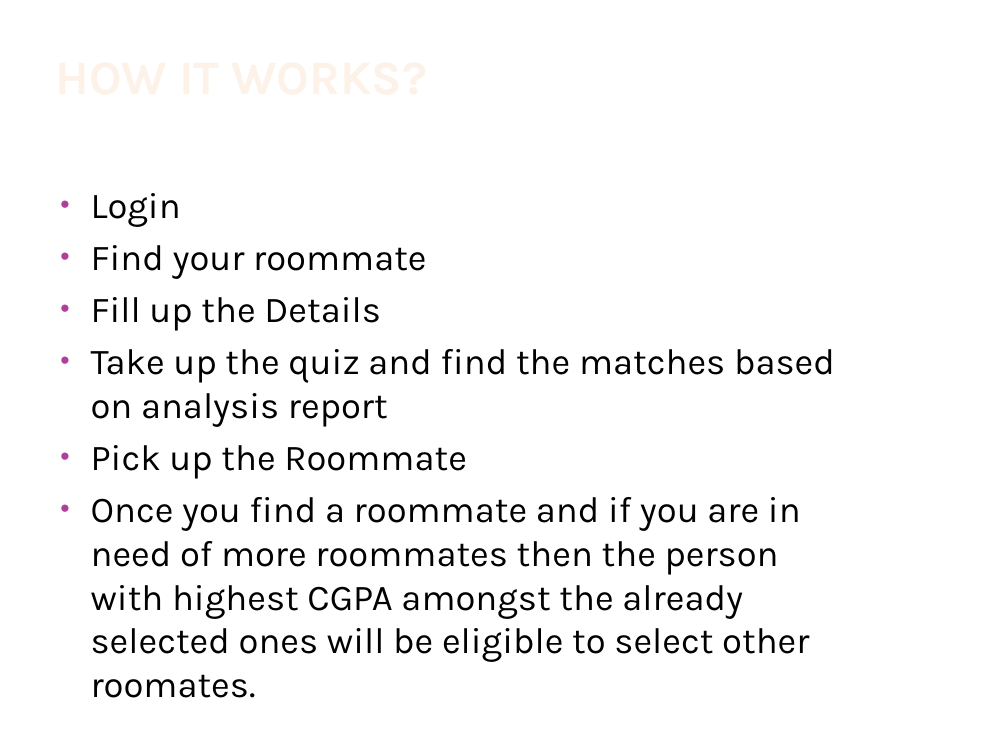
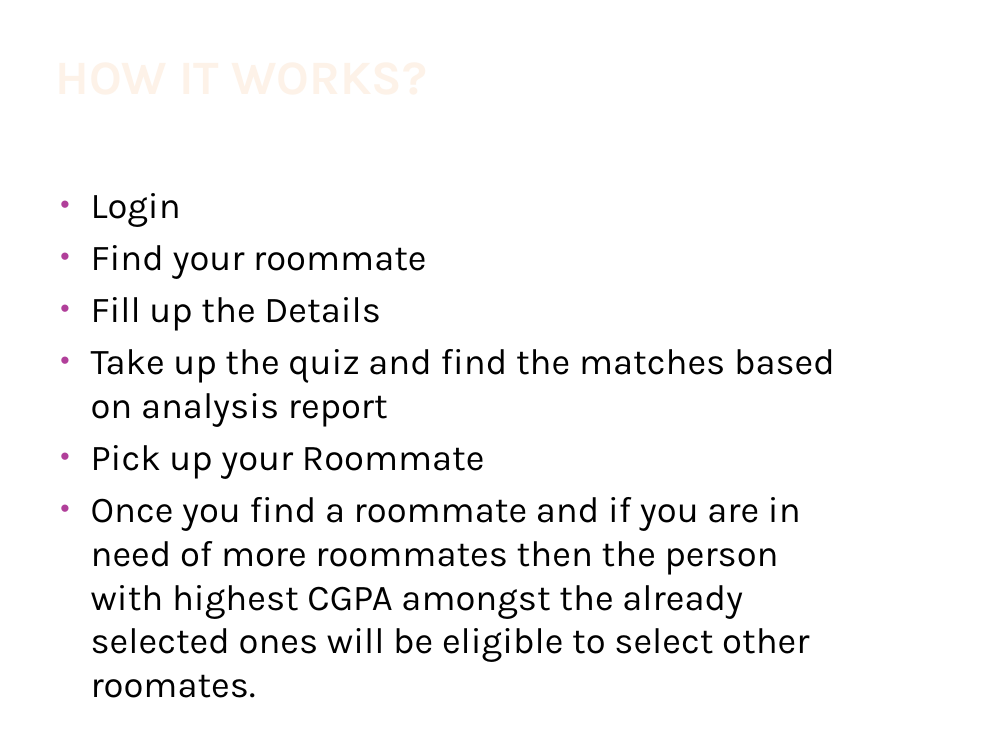
Before and after one commit to IshitaGuptaa/Team-7, a slide deck: slide 4 of Room Allocation Aid.pptx. Drawn at 1008x756 pixels with LibreOffice and Linux fonts; fonts in the diff are those of the drawing; background and template pictures are left out. Boxes give left, top, right and bottom in pixels: in the first picture for what was removed or moved away, otherwise in the second. Text is boxed around its words. In the diff, an @@ line names an element or a change of style, - is before the commit and + after.

```diff
--- a/Room Allocation Aid.pptx
+++ b/Room Allocation Aid.pptx
@@ text at <box>91,445,485,479</box>: text changed @@
-• Pick up the Roommate
+• Pick up your Roommate
```
Also in this commit, not shown: 1 slide added, 1 slide removed.
